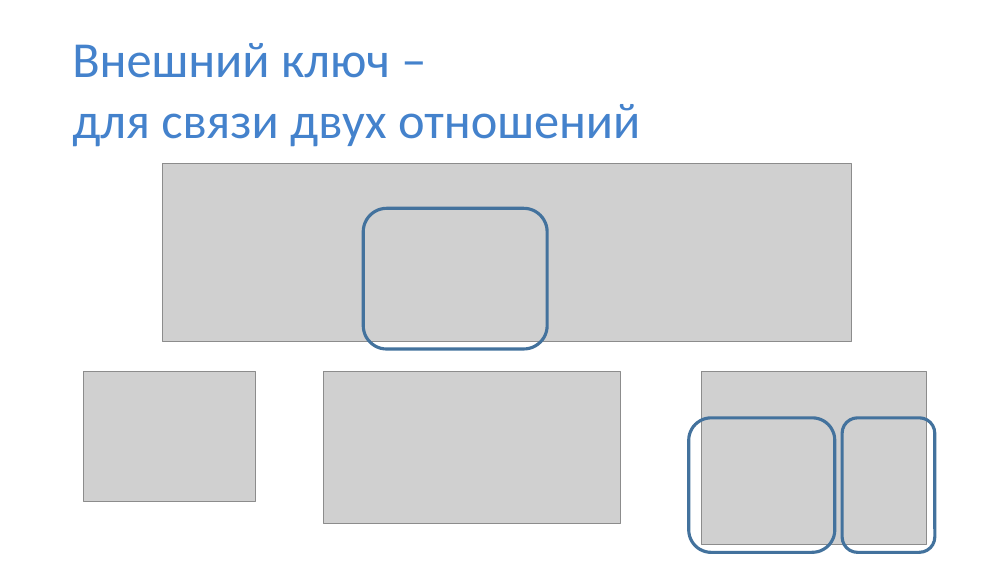
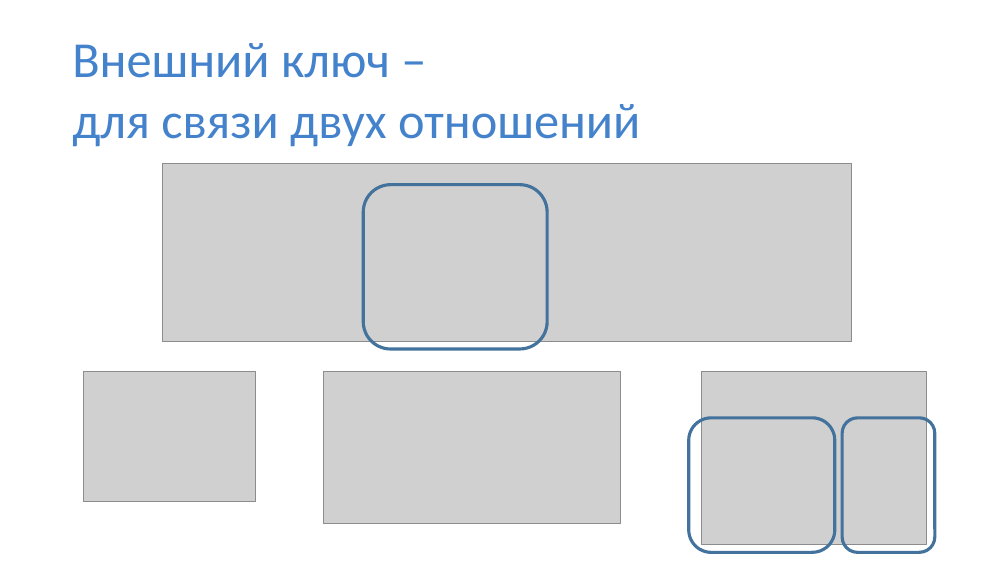
Before and after one commit to IlyaOrlov/PythonCourseKupno, a slide deck: slide 17 of Lectures/py_lec_11.pptx. Drawn at 1008x567 pixels with LibreOffice and Linux fonts; fonts in the diff are those of the drawing; grey boxes stand for pictures. Boxes give left, top, right and bottom in pixels: in the first picture for what was removed or moved away, otherwise in the second. Text is boxed around its words. In the diff, an @@ line names an element or a change of style, - is before the commit and + after.

```diff
--- a/Lectures/py_lec_11.pptx
+++ b/Lectures/py_lec_11.pptx
@@ rounded rectangle resized from (x1=363, y1=209, x2=546, y2=350) to (x1=363, y1=184, x2=546, y2=349) @@
```
Also in this commit, not shown: 2 other files.
